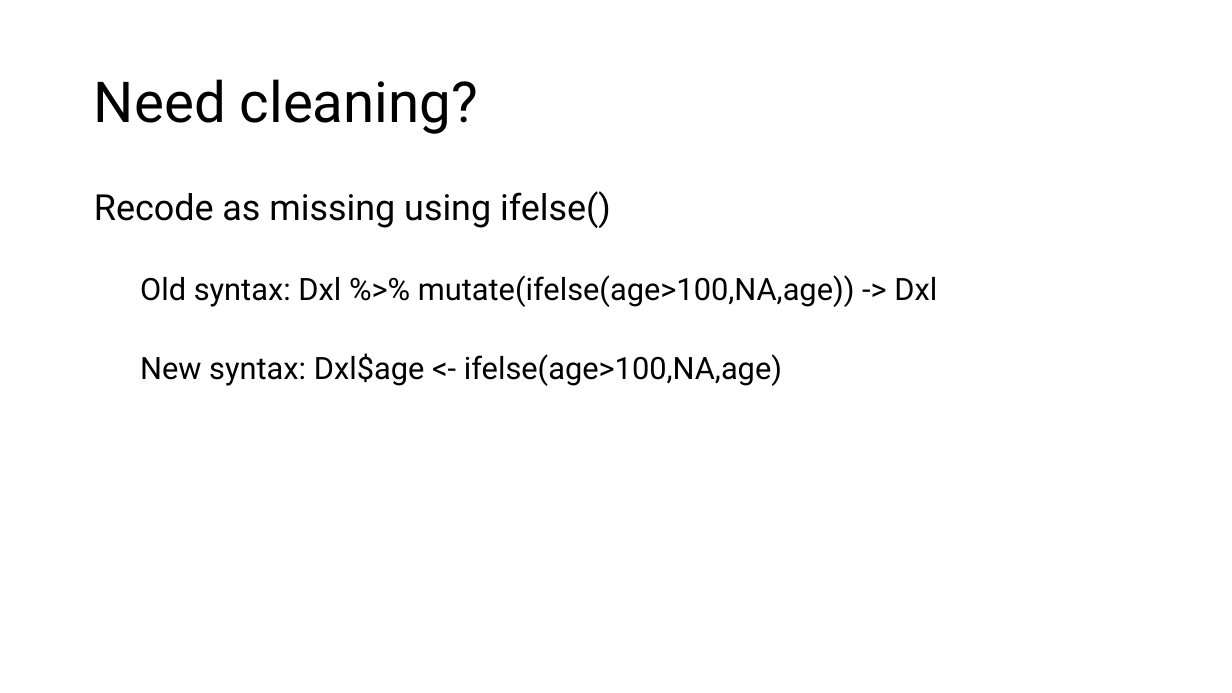
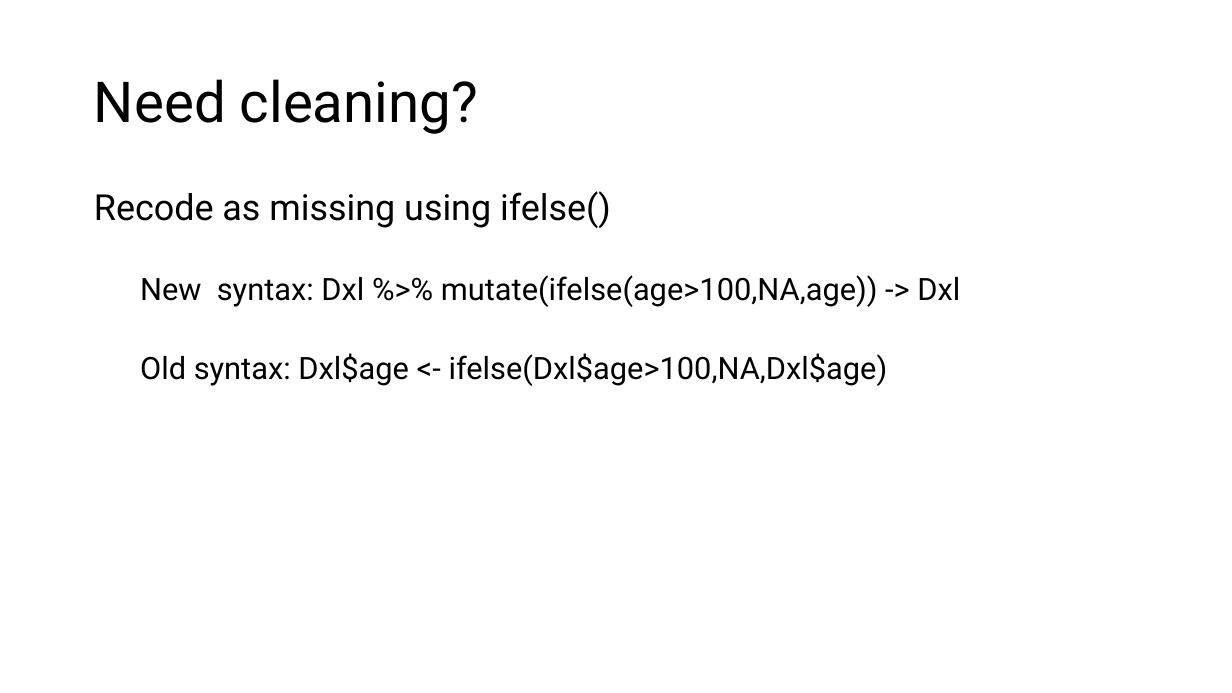
Before and after one commit to hectornajera83/TrainingRKiribati2025, a slide deck: slide 12 of Day 3 Recap.pptx (slide 11 before the commit). Drawn at 1232x693 pixels with LibreOffice and Linux fonts; fonts in the diff are those of the drawing. Boxes give left, top, right and bottom in pixels: in the first picture for what was removed or moved away, otherwise in the second. Text is boxed around its words. In the diff, an @@ line names an element or a change of style, - is before the commit and + after.

```diff
--- a/Day 3 Recap.pptx
+++ b/Day 3 Recap.pptx
@@ text at box(140, 275, 960, 386): text changed @@
-  Old syntax: Dxl %>% mutate(ifelse(age>100,NA,age)) -> Dxl
-  New syntax: Dxl$age <- ifelse(age>100,NA,age)
+  New syntax: Dxl %>% mutate(ifelse(age>100,NA,age)) -> Dxl
+  Old syntax: Dxl$age <- ifelse(Dxl$age>100,NA,Dxl$age)
```
Also in this commit, not shown: 1 other slide changed, 2 slides added.
